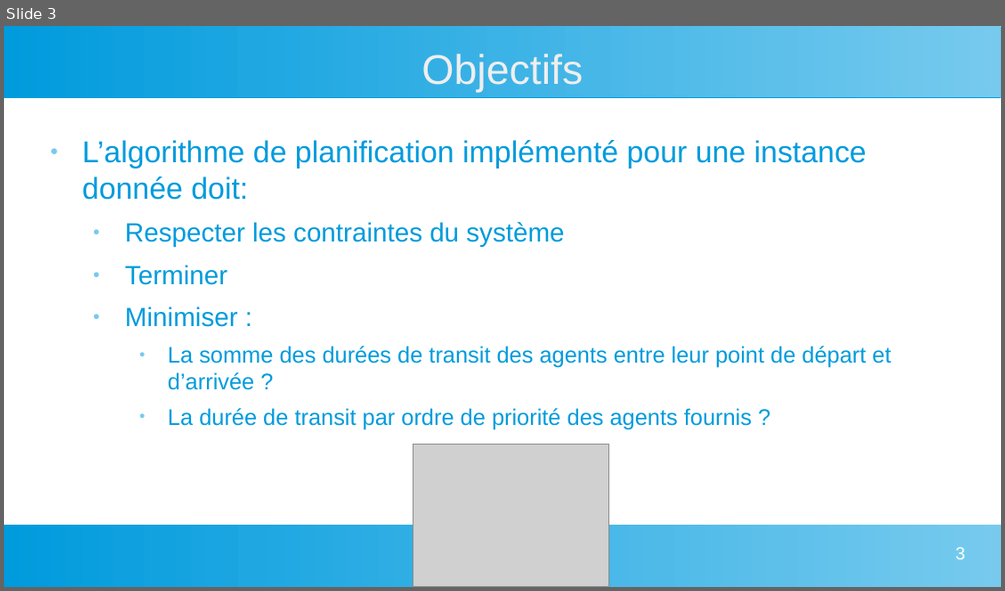
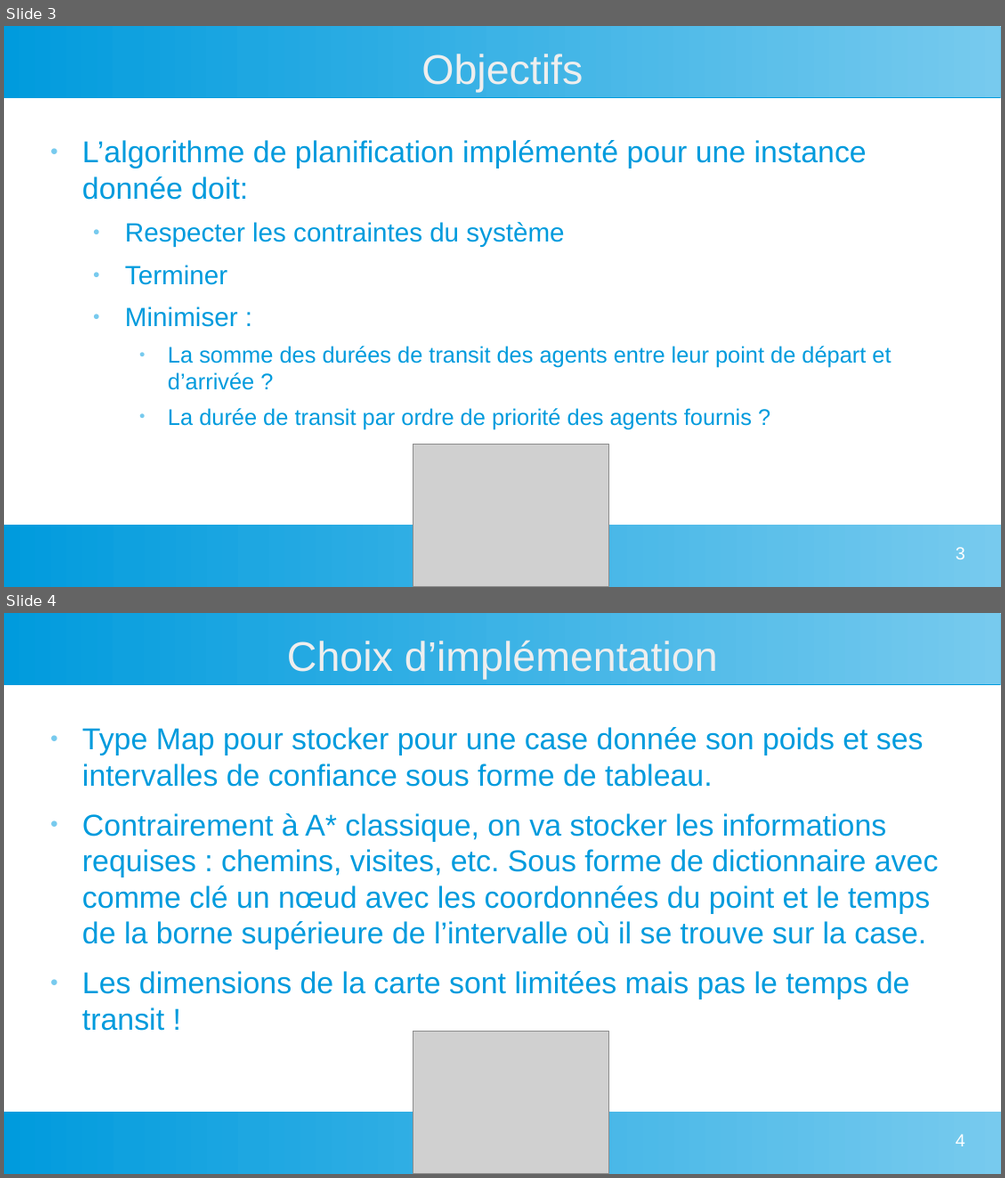
Before and after one commit to ThomasPerrinUniv/Projet_Informatique_Scientifique, a slide deck: presentation.odp. Shown one above the other, each under a label of ours: slide 3 before the commit, slides 3 and 4 after it. The pictures are 1005x591 and 1005x1178 pixels, drawn with LibreOffice and Linux fonts; fonts in the diff are those of the drawing; grey boxes stand for pictures. Boxes give left, top, right and bottom in pixels: in the first picture for what was removed or moved away, otherwise in the second. Text is boxed around its words. In the diff, an @@ line names an element or a change of style, - is before the commit and + after.

Commit message:
presentation avec SD

```diff
--- a/presentation.odp
+++ b/presentation.odp
@@ slide 4 added at (4,613,1001,1174), background #FFFFFF; not listed: 2 template elements that a slide beside it also shows @@
@@ title added at (287,641,718,679), 33 pt, text #EEEEEE @@
+Choix d’implémentation
@@ text added at (82,727,938,1030), 24 pt, text #009BDD @@
+● Type Map pour stocker pour une case donnée son poids et ses intervalles de confiance sous forme de tableau.
+● Contrairement à A* classique, on va stocker les informations requises : chemins, visites, etc. Sous forme de dictionnaire avec comme clé un nœud avec les coordonnées du point et le temps de la borne supérieure de l’intervalle où il se trouve sur la case.
+● Les dimensions de la carte sont limitées mais pas le temps de transit !
@@ picture added at (413,1031,610,1174) @@
@@ page number added at (955,1134,965,1146), 14 pt, text #FFFFFF @@
+4
```
Also in this commit, not shown: 2 other files.
